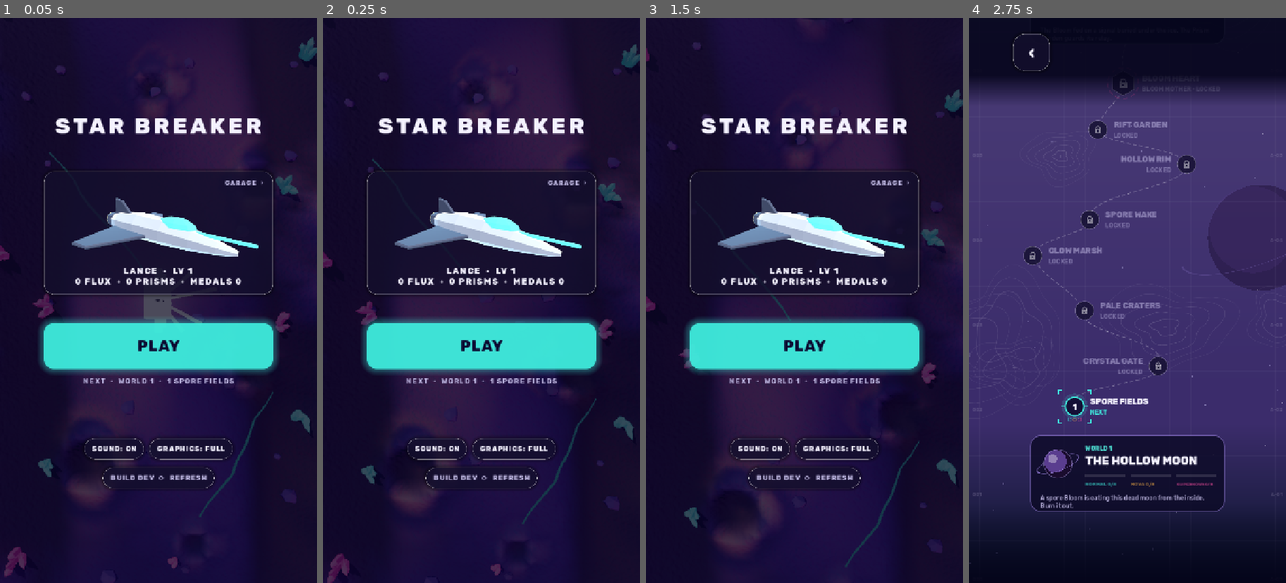
Above: before the commit, frames 1-4 (left to right).
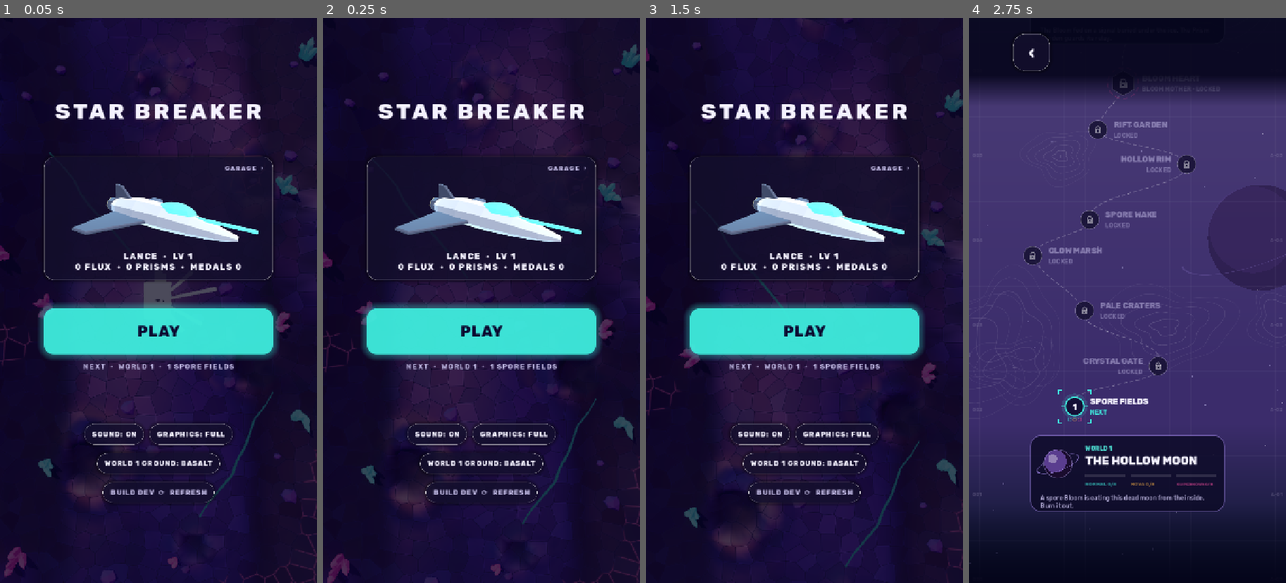
Above: after the commit, the same moments.

Repository: guillaumefont/games
Game: Godot game, scene res://scenes/boot.tscn
Same seed, same stepped clock (60 frames per second), same inputs: the game is played once before the commit and once after it.
Inputs:
- Up to frame 1 (0.05 s): no input
- Up to frame 2 (0.25 s): no input
- Up to frame 3 (1.5 s): click "PLAY" at 0.5 s; click "‹" at 1.25 s
- Up to frame 4 (2.75 s): click "PLAY" at 2 s

The runs differ from the first frame. In frame 1, 16% of the frame differs, in the area x 0-100%, y 11-100%; in frame 2, 15%; in frame 3, 15%; in frame 4, nothing differs.

Commit message:
Star Breaker: three crisp world 1 ground designs to pick from (Basalt, Strata, Facets)
The smooth ground read as blurry. One fragment shader draws crisp detail per pixel on the
smooth mesh; a menu button switches designs; crisp designs drop the screen haze and wide bloom.

Co-Authored-By: Claude Opus 5.5 <noreply@anthropic.com>
Claude-Session: https://claude.ai/code/session_01VxP4fsFzEGoCa2Cy5UMECT

Diff:
--- a/star-breaker/scripts/terrain.gd
+++ b/star-breaker/scripts/terrain.gd
@@ -393,7 +393,7 @@
 		for jj in [j, j + 1]:
 			var r := []
 			for p: Vector3 in pts[jj]:
-				r.append(Vector2(p.x, p.y) / 32.0)
+				r.append(Vector2(p.x, y0 + p.y) / 32.0)
 			uvs.append(r)
 		for i in cols.size() - 1:
 			var q := [[j, i], [j, i + 1], [j + 1, i], [j + 1, i + 1]]
@@ -677,6 +677,182 @@
 	return m
 
 
+## World 1 ground designs (Guillaume, 2026-11-22: the smooth ground looked "blurry"; "give me
+## a few versions designed from scratch"). 0 is the smooth ground with its relief map; the
+## others draw crisp detail per pixel on the same smooth mesh, so no triangle shows either way:
+## 1 basalt plates split by sharp cracks, 2 strata (terraced bands with contour lines),
+## 3 big polygon facets. Texture coordinates are world units / 32, continuous across chunks.
+const DESIGNS := ["Smooth", "Basalt", "Strata", "Facets"]
+static var design := 1
+
+static var _design_shader: Shader
+
+
+## The crisp ground for `design` d > 0 (`tri`: the canyon run's rock, which has no texture
+## coordinates, maps by its own position instead).
+static func ground_mat_design(d: int, pal: Dictionary, tri := false) -> ShaderMaterial:
+	if _design_shader == null:
+		_design_shader = Shader.new()
+		_design_shader.code = DESIGN_SHADER
+	var m := ShaderMaterial.new()
+	m.shader = _design_shader
+	m.set_shader_parameter("style", d)
+	m.set_shader_parameter("tri", tri)
+	m.set_shader_parameter("crack", Color(pal.get("t_low", "0a1c4e")).darkened(0.55))
+	m.set_shader_parameter("glow", Color((pal.get("fis", ["c0408a"]) as Array)[0]))
+	return m
+
+
+const DESIGN_SHADER := """
+shader_type spatial;
+render_mode cull_disabled;
+uniform int style = 1;
+uniform bool tri = false;
+uniform vec3 crack : source_color = vec3(0.02, 0.03, 0.08);
+uniform vec3 glow : source_color = vec3(0.75, 0.25, 0.54);
+varying vec3 op;
+varying vec3 on;
+varying float wz;
+
+void vertex() {
+	op = VERTEX;
+	on = NORMAL;
+	wz = (MODEL_MATRIX * vec4(VERTEX, 1.0)).z;
+	if (!OUTPUT_IS_SRGB) {
+		COLOR.rgb = mix(pow((COLOR.rgb + vec3(0.055)) * (1.0 / 1.055), vec3(2.4)), COLOR.rgb * (1.0 / 12.92), lessThan(COLOR.rgb, vec3(0.04045)));
+	}
+}
+
+vec2 hash2(vec2 p) {
+	p = vec2(dot(p, vec2(127.1, 311.7)), dot(p, vec2(269.5, 183.3)));
+	return fract(sin(p) * 43758.5453);
+}
+
+float vnoise(vec2 p) {
+	vec2 i = floor(p);
+	vec2 f = fract(p);
+	f = f * f * (3.0 - 2.0 * f);
+	float a = hash2(i).x;
+	float b = hash2(i + vec2(1.0, 0.0)).x;
+	float c = hash2(i + vec2(0.0, 1.0)).x;
+	float d = hash2(i + vec2(1.0, 1.0)).x;
+	return mix(mix(a, b, f.x), mix(c, d, f.x), f.y);
+}
+
+// The cell of x and how far x is from the cell's nearest edge (in cells).
+vec3 voronoi(vec2 x) {
+	vec2 n = floor(x);
+	vec2 f = fract(x);
+	vec2 mg = vec2(0.0);
+	vec2 mr = vec2(0.0);
+	float md = 8.0;
+	for (int j = -1; j <= 1; j++) {
+		for (int i = -1; i <= 1; i++) {
+			vec2 g = vec2(float(i), float(j));
+			vec2 r = g + hash2(n + g) * 0.8 + 0.1 - f;
+			float d = dot(r, r);
+			if (d < md) {
+				md = d;
+				mr = r;
+				mg = g;
+			}
+		}
+	}
+	md = 8.0;
+	for (int j = -1; j <= 1; j++) {
+		for (int i = -1; i <= 1; i++) {
+			vec2 g = mg + vec2(float(i), float(j));
+			vec2 r = g + hash2(n + g) * 0.8 + 0.1 - f;
+			vec2 dr = r - mr;
+			if (dot(dr, dr) > 0.00001) {
+				md = min(md, dot(0.5 * (mr + r), normalize(dr)));
+			}
+		}
+	}
+	return vec3(n + mg, md);
+}
+
+void fragment() {
+	vec2 p;
+	vec3 ta;
+	vec3 tb;
+	if (tri) {
+		vec3 an = abs(on);
+		vec3 ax;
+		vec3 bx;
+		if (an.z >= an.x && an.z >= an.y) {
+			p = op.xy; ax = vec3(1.0, 0.0, 0.0); bx = vec3(0.0, 1.0, 0.0);
+		} else if (an.x >= an.y) {
+			p = op.yz; ax = vec3(0.0, 1.0, 0.0); bx = vec3(0.0, 0.0, 1.0);
+		} else {
+			p = op.xz; ax = vec3(1.0, 0.0, 0.0); bx = vec3(0.0, 0.0, 1.0);
+		}
+		mat4 mv = VIEW_MATRIX * MODEL_MATRIX;
+		ta = normalize((mv * vec4(ax, 0.0)).xyz);
+		tb = normalize((mv * vec4(bx, 0.0)).xyz);
+	} else {
+		p = UV * 32.0;
+		ta = TANGENT;
+		tb = BINORMAL;
+	}
+	vec3 n = NORMAL;
+	vec3 alb = COLOR.rgb;
+	vec3 em = vec3(0.0);
+	float rough = 0.88;
+	if (style == 1) {
+		// basalt: plates about 9 units across, each tilted and shaded its own way, cut by sharp cracks
+		float s = 9.0;
+		vec3 v = voronoi(p / s);
+		float e = v.z * s;
+		vec2 r = hash2(v.xy * 1.37 + 3.1) - 0.5;
+		n = normalize(n + (ta * r.x + tb * r.y) * 0.45);
+		alb *= 0.8 + 0.4 * hash2(v.xy + 7.7).x;
+		float w = fwidth(e);
+		float cr = 1.0 - smoothstep(0.13 - w, 0.13 + w, e);
+		// a lit chamfer along each plate's rim
+		alb *= 1.0 + 0.28 * (1.0 - smoothstep(0.13, 0.9, e));
+		alb = mix(alb, crack, cr);
+		// a few cracks glow where a slow vein crosses them
+		float vein = smoothstep(0.76, 0.8, vnoise(p / 45.0));
+		em = glow * cr * vein * 1.4;
+	} else if (style == 2) {
+		// strata: bands every 2.5 units of height, a dark riser under each tread, a fine contour line
+		float h = wz / 2.5;
+		float f = fract(h);
+		float b = floor(h);
+		float wb = 1.0 - smoothstep(0.18, 0.4, fwidth(h));
+		alb *= 1.0 + wb * (0.2 * fract(b * 0.618) - 0.1);
+		alb *= mix(1.0, mix(0.72, 1.0, smoothstep(0.0, 0.3, f)), wb);
+		alb *= 1.0 + 0.18 * wb * smoothstep(0.75, 1.0, f);
+		float d = min(f, 1.0 - f);
+		float w = fwidth(h);
+		// where bands crowd (steep faces) they fade into plain rock instead of shimmering
+		float fade = 1.0 - smoothstep(0.18, 0.4, w);
+		float ln = (1.0 - smoothstep(w * 0.6, w * 1.6, d)) * fade;
+		alb = mix(alb, crack, ln * 0.85);
+		// the treads lie flatter than the smooth slope, the risers steeper
+		vec3 up = (VIEW_MATRIX * vec4(0.0, 0.0, 1.0, 0.0)).xyz;
+		n = normalize(mix(n, up, 0.35 * wb * smoothstep(0.25, 0.6, f)));
+	} else if (style == 3) {
+		// facets: big flat polygons (5 to 8 sides, never triangles), lit each its own way
+		float s = 13.0;
+		vec3 v = voronoi(p / s);
+		vec2 r = hash2(v.xy * 2.13 + 1.7) - 0.5;
+		n = normalize(n + (ta * r.x + tb * r.y) * 0.8);
+		alb *= 0.86 + 0.28 * hash2(v.xy + 4.4).x;
+		float e = v.z * s;
+		float w = fwidth(e);
+		alb *= 1.0 + 0.25 * (1.0 - smoothstep(0.05, 0.05 + w * 1.5, e));
+		rough = 0.7;
+	}
+	ALBEDO = alb;
+	NORMAL = n;
+	ROUGHNESS = rough;
+	EMISSION = em;
+}
+"""
+
+
 ## The same relief mapped on any shape (the canyon run's rock, which has no texture
 ## coordinates): three samples of the map instead of one, so only the run uses it.
 static func rock_mat_premium(ground: StandardMaterial3D) -> StandardMaterial3D:
@@ -938,7 +1114,7 @@
 				face.append(Vector3(e.x - s * (float(FOOT_OUT[m]) + jx), e.y, FOOT_Z[m]))
 		faces.append(face)
 	if pal.get("premium", false):
-		_cliff_smooth(acc, rows, tops, faces, s, pal)
+		_cliff_smooth(acc, rows, tops, faces, s, pal, wy0)
 		return
 	for j in rows.size() - 1:
 		var wy := wy0 + (rows[j][0] as Vector3).y
@@ -975,7 +1151,7 @@
 ## rounded shoulder and across the top. Each corner takes its normal from its neighbours along
 ## and across the sheet and its own colour (the ground's at the foot, the face's, then the
 ## top's), shared by the faces round it, so no triangle and no right angle shows.
-static func _cliff_smooth(acc: Acc, rows: Array, tops: Array, faces: Array, s: float, pal: Dictionary) -> void:
+static func _cliff_smooth(acc: Acc, rows: Array, tops: Array, faces: Array, s: float, pal: Dictionary, wy0 := 0.0) -> void:
 	var pc := colors(pal)
 	var floor_c := grade(pc, face_color(pc, -2.0, 0.9, 0.0, 0.5), Vector3.BACK, 4.0)
 	var face_c := Color(pal.c_face)
@@ -1023,7 +1199,7 @@
 			if n.dot(Vector3(-s, 0, 0) if k < nk / 2 else Vector3.BACK) < 0.0:
 				n = -n
 			nr.append(n)
-			ur.append(Vector2(p.y / 32.0, arc / 32.0))
+			ur.append(Vector2((wy0 + p.y) / 32.0, arc / 32.0))
 		nrm.append(nr)
 		uv.append(ur)
 	for j in nj - 1:
--- a/star-breaker/scripts/vgame.gd
+++ b/star-breaker/scripts/vgame.gd
@@ -251,6 +251,10 @@
 		hud.set_muted(muted)
 		_save())
 	hud.safe_toggled.connect(apply_safe)
+	hud.ground_pressed.connect(func():
+		set_design(Terrain.design + 1)
+		hud.set_ground(Terrain.DESIGNS[Terrain.design])
+		_save())
 	hud.refresh_pressed.connect(refresh_game)
 	_load()
 	if Diag.crashed:
@@ -287,8 +291,11 @@
 				if at[i] < bests.size():
 					bests[at[i]] = int(b[i])
 		prog.load_from(cfg)
+		if cfg.has_section_key("game", "ground"):
+			set_design(int(cfg.get_value("game", "ground", Terrain.design)))
 	audio.set_muted(muted)
 	hud.set_muted(muted)
+	hud.set_ground(Terrain.DESIGNS[Terrain.design])
 	hud.prog = prog
 	var sk := String(cfg.get_value("game", "ship", "lance"))
 	if VShips.KITS.has(sk) and prog.ship_open(sk):
@@ -302,6 +309,7 @@
 	cfg.load(SAVE_PATH)
 	cfg.set_value("game", "muted", muted)
 	cfg.set_value("game", "ship", hud.ship)
+	cfg.set_value("game", "ground", Terrain.design)
 	cfg.set_value("portrait", "bests", bests)
 	prog.save_to(cfg)
 	cfg.save(SAVE_PATH)
@@ -554,7 +562,8 @@
 		_haze.material = hm
 		l.add_child(_haze)
 	if _sky != null:
-		_haze.visible = on and not Diag.safe
+		# the crisp ground designs drop the soft extras (screen haze, wide bloom): they read as blur
+		_haze.visible = on and Terrain.design == 0 and not Diag.safe
 		if on:
 			_sky_mat.set_shader_parameter("top", Color(look.sky_top))
 			_sky_mat.set_shader_parameter("mid", Color(look.sky_mid))
@@ -570,15 +579,42 @@
 	_env.fog_depth_end = CAM_D + float(look.get("haze_b", 210.0))
 	_env.fog_sun_scatter = 0.12 if on else 0.0
 	_env.glow_intensity = 0.75 if on else 0.9
-	_env.glow_bloom = 0.08 if on else 0.04
+	var soft := on and Terrain.design == 0
+	_env.glow_bloom = 0.08 if soft else 0.04
 	_env.glow_hdr_threshold = 0.8 if on else 0.85
 	for i in range(1, 8):
 		var lv := 0.0
 		if i in [2, 3, 4, 5]:
 			lv = 1.0
-		elif on and i == 6:
+		elif soft and i == 6:
 			lv = 0.6
 		_env.set("glow_levels/%d" % i, lv)
+
+
+func _premium_ground() -> Material:
+	return Terrain.ground_mat_design(Terrain.design, look) if Terrain.design > 0 else Terrain.ground_mat_premium()
+
+
+## Switches world 1's ground design (`Terrain.DESIGNS`) and rebuilds what shows it.
+func set_design(d: int) -> void:
+	Terrain.design = posmod(d, Terrain.DESIGNS.size())
+	for w in _world_mats.keys():
+		if LOOKS[w].get("premium", false):
+			_world_mats.erase(w)
+	if _world < 0:
+		return
+	var w0 := _world
+	_world = -1
+	apply_world(w0)
+	for c in chunks.keys():
+		chunks[c].queue_free()
+	chunks.clear()
+	_building.clear()
+	if not G.is_empty() and G.has("islands"):
+		for isl in G.islands:
+			isl.m.queue_free()
+		_build_islands()
+	Diag.once("design %d" % Terrain.design)
 
 
 ## Dresses the scene for world `w`: sky, fog, light, ground and rock colours, stars.
@@ -590,14 +626,14 @@
 	look = LOOKS[w]
 	if not _world_mats.has(w):
 		_world_mats[w] = {
-			ground = Terrain.ground_mat_premium() if look.get("premium", false) else _ground_mats[0],
+			ground = _premium_ground() if look.get("premium", false) else _ground_mats[0],
 			crystals = [Terrain.crystal_mat(look.cry[0], look.cry[1], 0.9), Terrain.crystal_mat(look.cry[2], look.cry[3], 0.85)],
 			fissure_a = Models.basic(look.fis[0], 1.15), fissure_b = Models.basic(look.fis[1], 1.1),
 			river = Terrain.river_mat(1.9, 1.3, look.river_a, look.river_b), river_glow = Terrain.river_mat(0.3, 2.5, look.river_a, look.river_b),
 			lip = Models.std(look.lip[0], look.lip[1], 1.1),
 		}
 	if look.get("premium", false) and not _world_mats[w].has("rock"):
-		_world_mats[w].rock = Terrain.rock_mat_premium(_world_mats[w].ground)
+		_world_mats[w].rock = Terrain.ground_mat_design(Terrain.design, look, true) if Terrain.design > 0 else Terrain.rock_mat_premium(_world_mats[w].ground)
 	_terrain_mats = _world_mats[w]
 	_lip_mat = _terrain_mats.lip
 	_env.background_color = Color(pal.bg)
--- a/star-breaker/scripts/vhud.gd
+++ b/star-breaker/scripts/vhud.gd
@@ -11,6 +11,7 @@
 signal menu_pressed
 signal mute_pressed
 signal safe_toggled
+signal ground_pressed
 signal refresh_pressed
 signal pause_pressed
 signal ult_pressed
@@ -91,6 +92,8 @@
 var _btn_gfx: Button
 var btn_mute: Button
 var btn_build: Button
+## World 1's ground design (preview switch, see `Terrain.DESIGNS`).
+var btn_ground: Button
 var _build_id := ""
 var _result_title: Label
 var _result_sub: Label
@@ -506,6 +509,9 @@
 		safe_toggled.emit())
 	row.add_child(_btn_gfx)
 	v.add_child(row)
+	btn_ground = _small_button("")
+	btn_ground.pressed.connect(func(): ground_pressed.emit())
+	v.add_child(_center(btn_ground))
 	_build_id = str(ProjectSettings.get_setting("application/config/version", ""))
 	if _build_id == "":
 		_build_id = "dev"
@@ -529,6 +535,10 @@
 
 func set_muted(m: bool) -> void:
 	btn_mute.text = "SOUND: OFF" if m else "SOUND: ON"
+
+
+func set_ground(name: String) -> void:
+	btn_ground.text = "WORLD 1 GROUND: %s" % name.to_upper()
 
 
 func _update_gfx() -> void:
--- a/star-breaker/tests/visuals_test.gd
+++ b/star-breaker/tests/visuals_test.gd
@@ -128,6 +128,20 @@
 	vg.apply_world(1)
 	check(vg._env.background_mode == Environment.BG_COLOR and not vg._haze.visible, "other worlds keep their flat background")
 	vg.apply_world(0)
+	# ground designs: the menu button cycles them, each crisp one is a shader with no screen haze
+	var d0 := Terrain.design
+	for d in Terrain.DESIGNS.size():
+		vg.set_design(d)
+		var gm: Material = vg._terrain_mats.ground
+		var crisp := d > 0
+		check((gm is ShaderMaterial) == crisp and vg._haze.visible == (not crisp and not Diag.safe),
+				"ground design %s: %s" % [Terrain.DESIGNS[d], "crisp shader, no screen haze" if crisp else "smooth relief map"])
+	vg.hud.btn_ground.pressed.emit()
+	check(Terrain.design == 0 and vg.hud.btn_ground.text.contains("SMOOTH"), "the menu's ground button cycles to the next design")
+	var ua := Terrain.Acc.new()
+	Terrain.cliff(ua, [[Vector3(0, 0, 0), 200.0], [Vector3(0, 8, 0), 200.0]], -1.0, vg.look, 64.0)
+	check(ua.uv.size() > 0 and ua.uv[0].x * 32.0 >= 63.9, "cliff texture coordinates run in world units, so chunks meet")
+	vg.set_design(d0)
 
 	# --- the stage: ground ahead is pre-built ---
 	vg.hud.stage_chosen.emit(0, "lance")
--- a/star-breaker/tools/premium_shots.gd
+++ b/star-breaker/tools/premium_shots.gd
@@ -2,7 +2,7 @@
 ## Fixed stills of world 1 for before/after reviews of the look: home, open ground with Lance
 ## firing, a rock canyon, a fortress, the canyon run seen from behind the ship, and the boss.
 ## Every still is taken at the same tick of the same stage, so two builds compare frame to frame.
-## xvfb-run -a -s "-screen 0 1100x2400x24" godot --path . --rendering-method gl_compatibility --resolution 1080x2340 --script tools/premium_shots.gd -- OUT_DIR
+## xvfb-run -a -s "-screen 0 1100x2400x24" godot --path . --rendering-method gl_compatibility --resolution 1080x2340 --script tools/premium_shots.gd -- OUT_DIR [names] [design]
 
 var vg: Node3D
 var out := "user://premium"
@@ -42,7 +42,10 @@
 	if args.size() > 0:
 		out = args[0]
 	if args.size() > 1:
-		only = Array(args[1].split(","))
+		only = Array(args[1].split(",", false))
+	# a third argument picks world 1's ground design (Terrain.DESIGNS index)
+	if args.size() > 2:
+		Terrain.design = int(args[2])
 	DirAccess.make_dir_recursive_absolute(out)
 	vg = load("res://scenes/main.tscn").instantiate()
 	root.add_child(vg)
Not shown, changed: star-breaker/AGENTS.md
